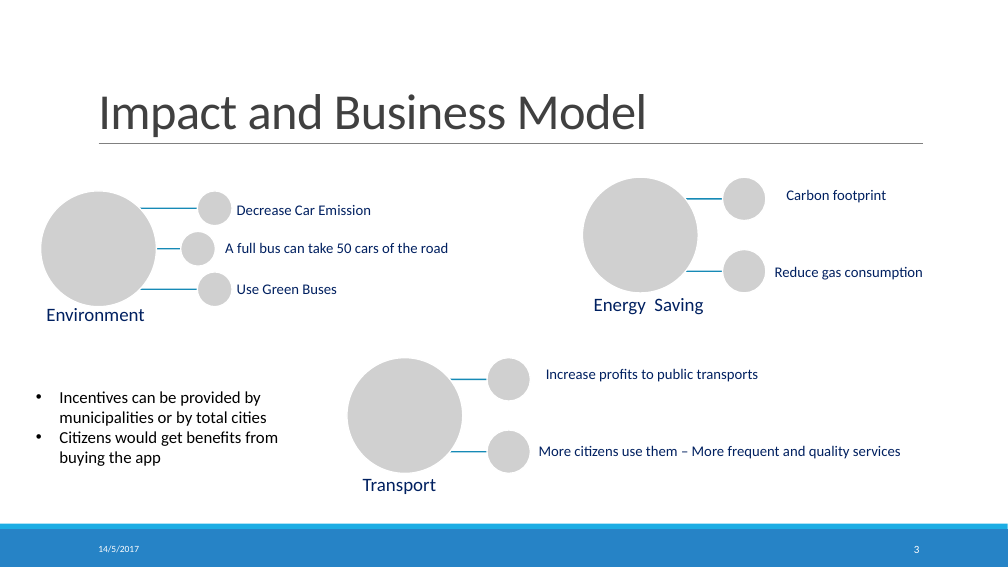
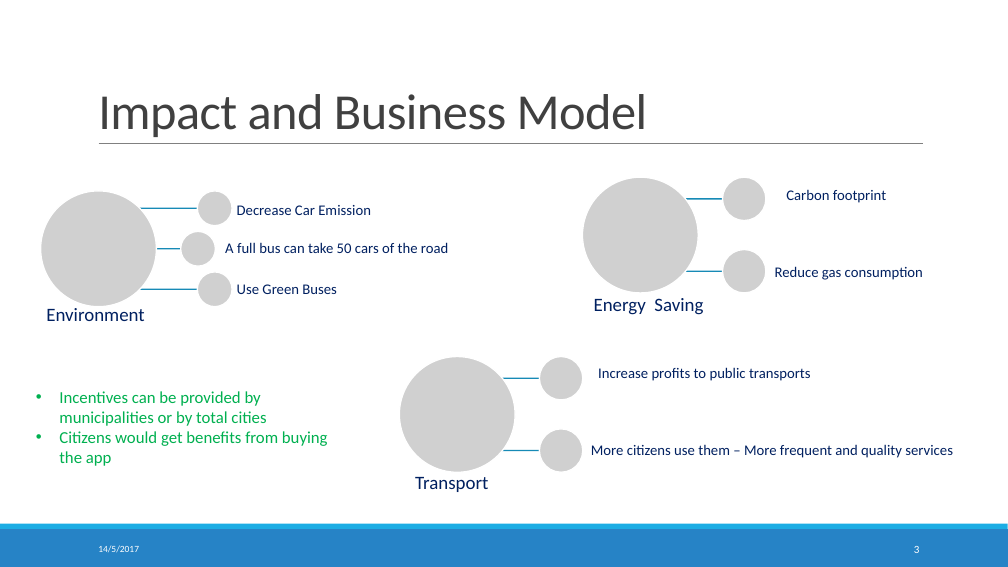
Before and after one commit to crowdhackathon-smartcity/Opencity, a slide deck: slide 3 of Presentation/presentation.pptx. Drawn at 1008x567 pixels with LibreOffice and Linux fonts; fonts in the diff are those of the drawing; grey boxes stand for pictures. Boxes give left, top, right and bottom in pixels: in the first picture for what was removed or moved away, otherwise in the second. Text is boxed around its words. In the diff, an @@ line names an element or a change of style, - is before the commit and + after.

```diff
--- a/Presentation/presentation.pptx
+++ b/Presentation/presentation.pptx
@@ picture removed at <box>347,358,463,473</box> @@
@@ picture added at <box>399,357,515,473</box> @@
@@ picture removed at <box>487,358,530,401</box> @@
@@ picture added at <box>540,357,583,400</box> @@
@@ text "Incentives can be provided by ..." at <box>59,391,328,466</box>: text colour #000000 to #00B050 @@
@@ text "Increase profits to public transports": place and size @@
-text "Increase profits to public transports" at <box>546,368,759,382</box>
+text "Increase profits to public transports" at <box>598,367,811,381</box>
@@ picture removed at <box>487,430,530,473</box> @@
@@ picture added at <box>540,429,583,472</box> @@
@@ text "Transport": place and size @@
-text "Transport" at <box>363,479,436,494</box>
+text "Transport" at <box>415,477,488,492</box>
@@ 2 lines, 1 text: place and size @@
-2 lines, 1 text at <box>405,380,901,459</box>
+2 lines, 1 text at <box>457,378,953,458</box>
```
Also in this commit, not shown: 2 other slides changed, 1 other file.
